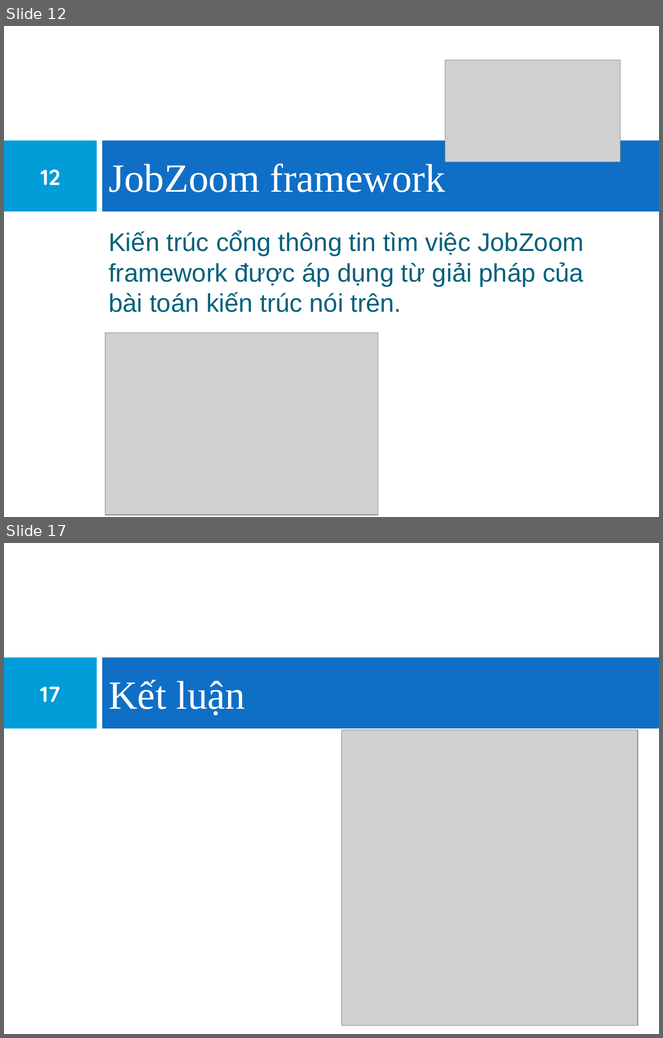
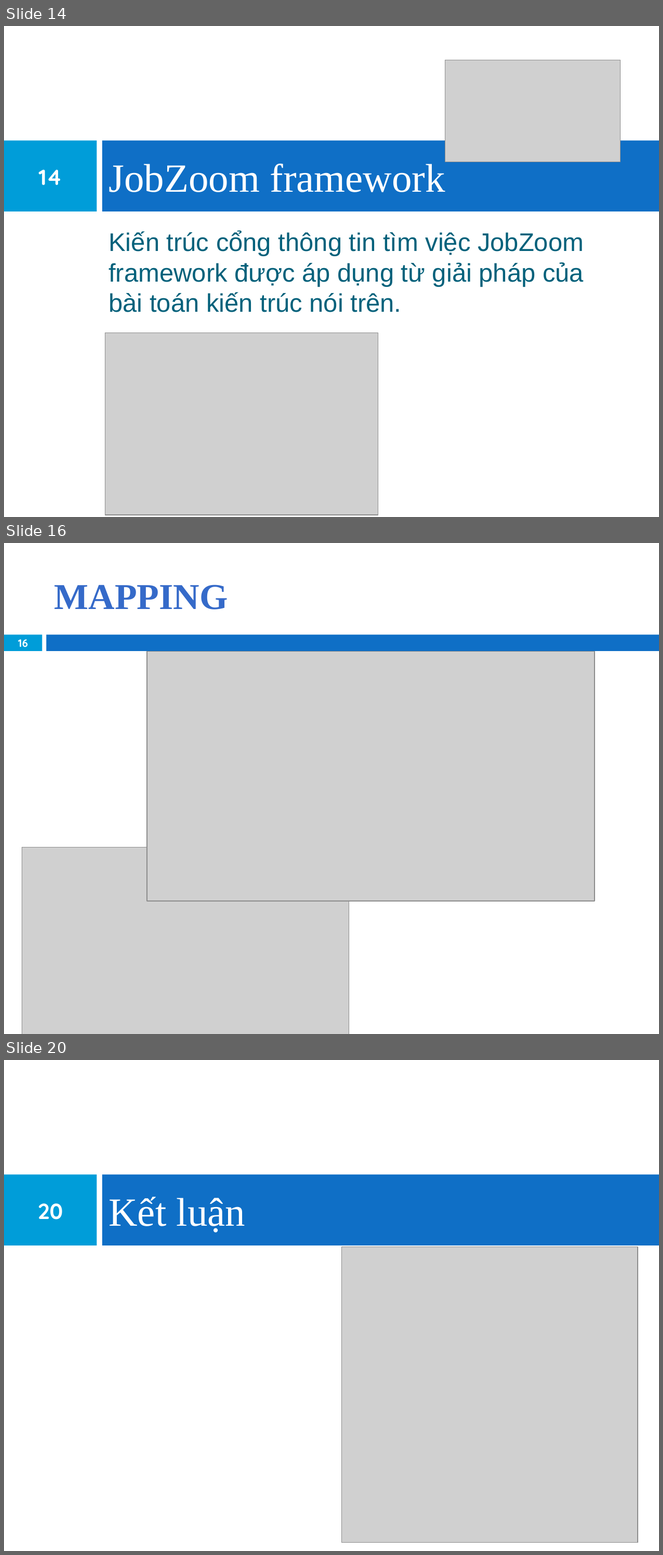
Before and after one commit to khanhduy94/jobzoom, a slide deck: Documents/JobZoom Presentation.pptx. Shown one above the other, each under a label of ours: slides 12 and 17 before the commit, slides 14, 16 and 20 after it; the slides between them are not shown. The pictures are 663x1038 and 663x1555 pixels, drawn with LibreOffice and Linux fonts; fonts in the diff are those of the drawing; grey boxes stand for pictures; background and template pictures are left out. Boxes give left, top, right and bottom in pixels: in the first picture for what was removed or moved away, otherwise in the second. Text is boxed around its words. In the diff, an @@ line names an element or a change of style, - is before the commit and + after.

```diff
--- a/Documents/JobZoom Presentation.pptx
+++ b/Documents/JobZoom Presentation.pptx
@@ slide 16 added at [4,543,659,1034], background #FFFFFF @@
@@ title added at [54,585,228,610], 40 pt, text gradient #6488D4 to #356BCA to #005DB1 to #00539E to #00519B, bold @@
+MAPPING
@@ rectangle added at [4,635,42,651], fill #009DD9 @@
@@ rectangle added at [47,635,659,651], fill #0F6FC6 @@
@@ page number added at [18,639,28,648], 11.9 pt, text #FFFFFF, bold @@
+16
@@ picture added at [147,652,594,901] @@
@@ picture added at [22,848,349,1034] @@
@@ what was slide 12 is now slide 14 @@
@@ page number at [39,170,62,185]: text changed @@
-12
+14
@@ what was slide 17 is now slide 20 @@
@@ page number at [38,1204,63,1220]: text changed @@
-17
+20
```
Also in this commit, not shown: 12 slides changed, 2 other slides added.
